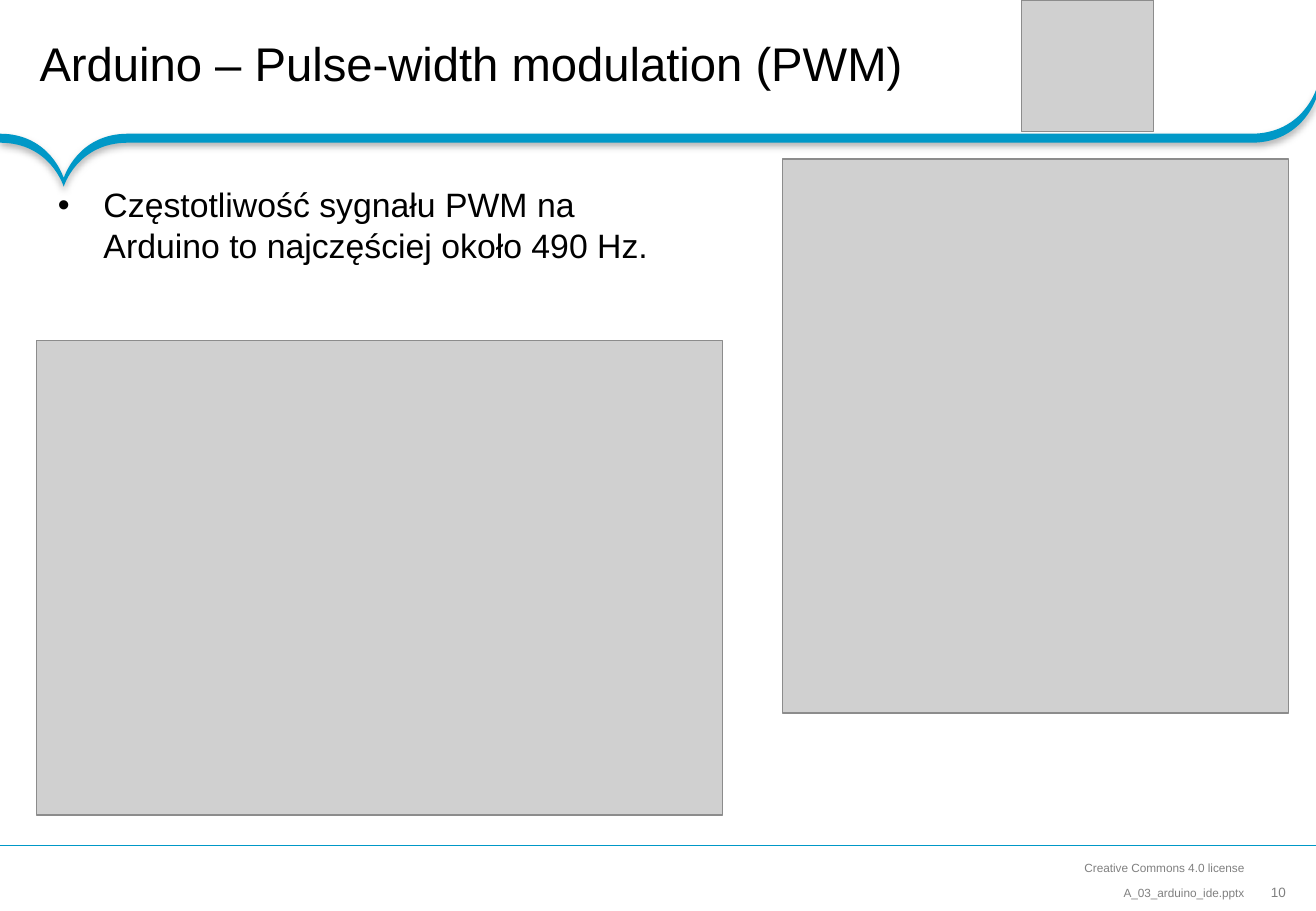
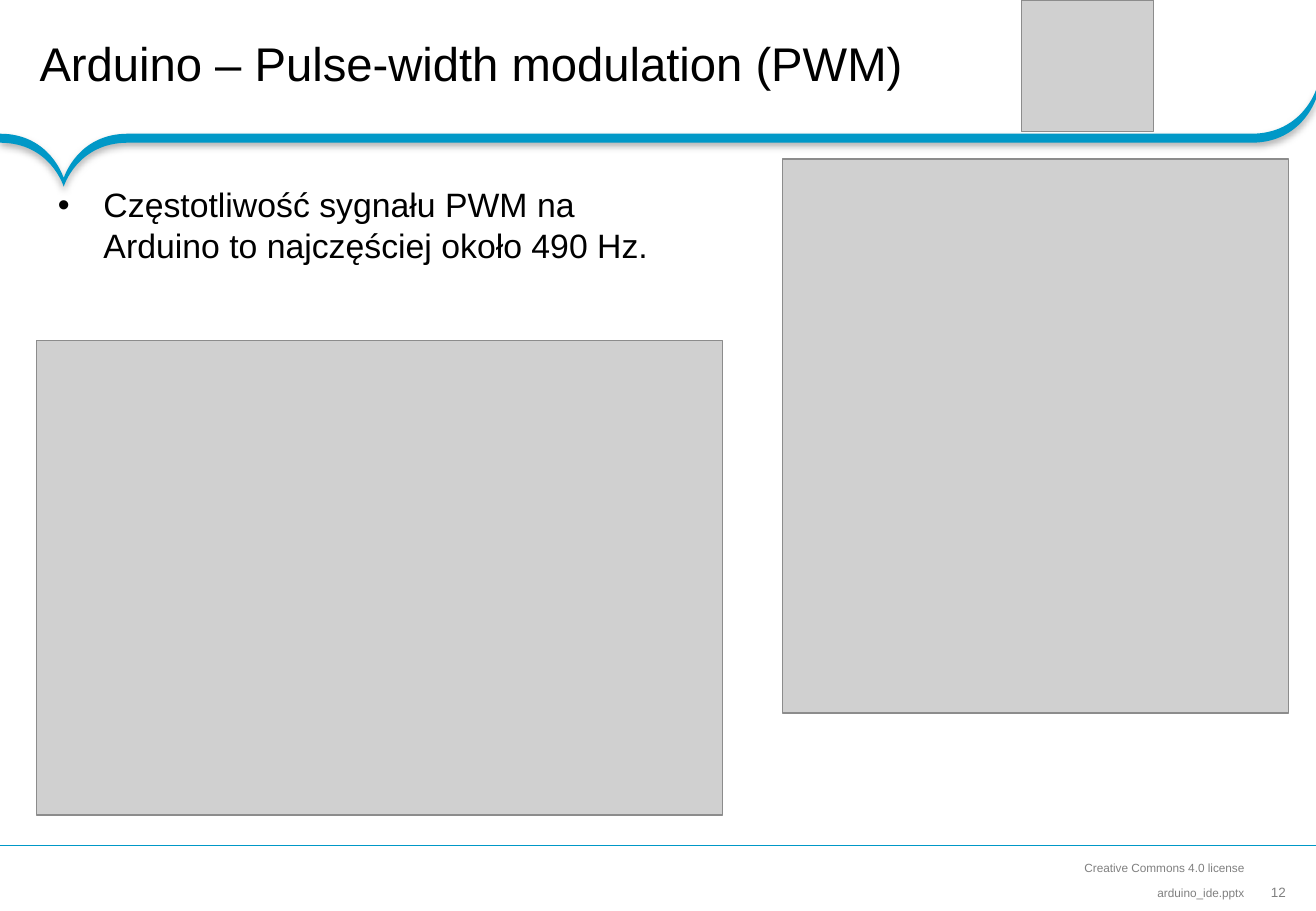
Before and after one commit to RoboCap/wks2016, a slide deck: slide 12 of prezentacje/arduino_ide.pptx (slide 10 before the commit). Drawn at 1316x911 pixels with LibreOffice and Linux fonts; fonts in the diff are those of the drawing; grey boxes stand for pictures; background and template pictures are left out. Boxes give left, top, right and bottom in pixels: in the first picture for what was removed or moved away, otherwise in the second. Text is boxed around its words. In the diff, an @@ line names an element or a change of style, - is before the commit and + after.

Commit message:
Arduino IDE slides updated

```diff
--- a/prezentacje/arduino_ide.pptx
+++ b/prezentacje/arduino_ide.pptx
@@ text at <box>1157,888,1244,899</box>: text changed @@
-A_03_arduino_ide.pptx
+arduino_ide.pptx
@@ page number at <box>1271,887,1286,897</box>: text changed @@
-10
+12
```
Also in this commit, not shown: 10 other slides changed, 2 slides added.
